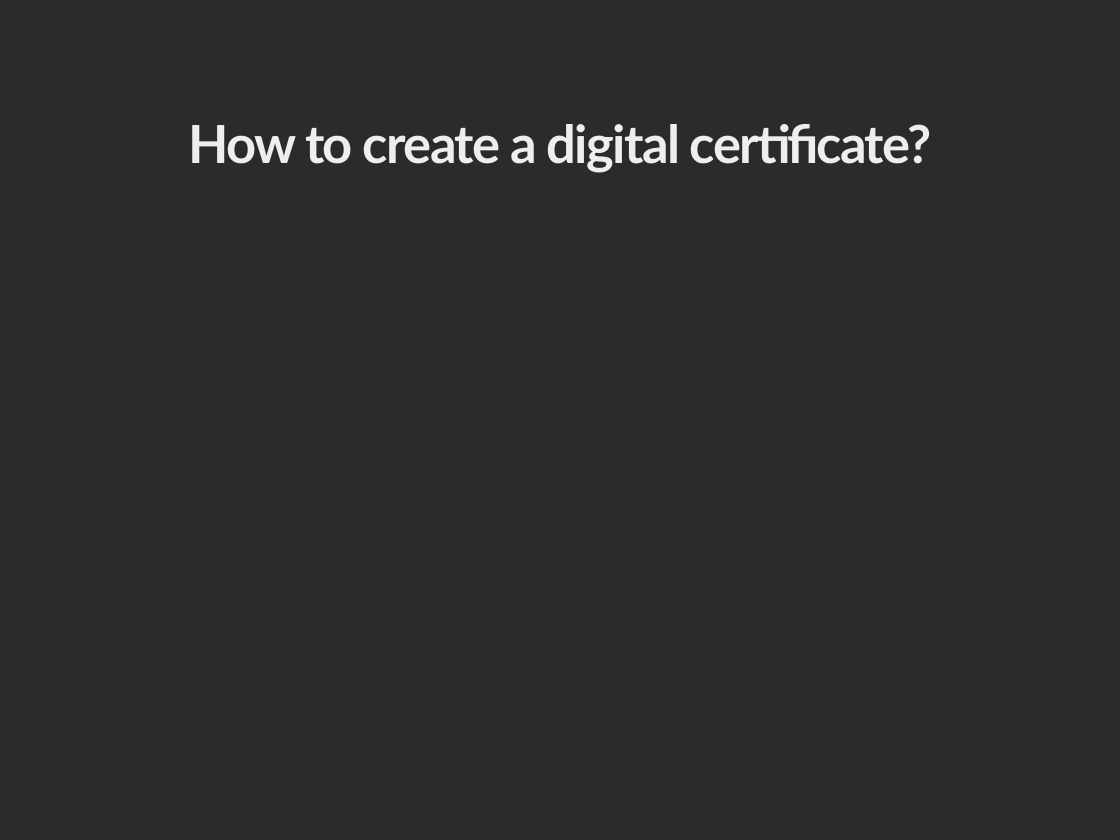
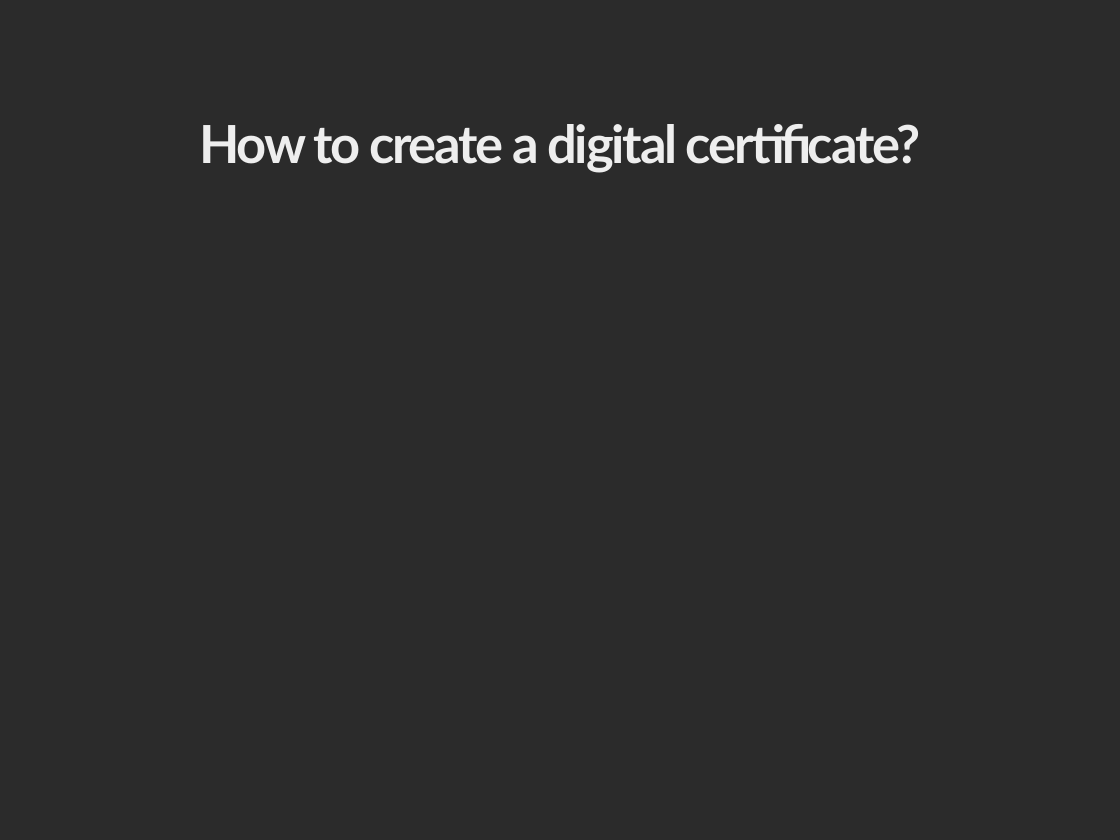
Before and after one commit to RebeccaLiu0/computer-security, a slide deck: slide 9 of digital certificate_new.pptx (slide 8 before the commit). Drawn at 1120x840 pixels with LibreOffice and Linux fonts; fonts in the diff are those of the drawing; background and template pictures are left out; a plain dark background stands for a picture behind light text. Boxes give left, top, right and bottom in pixels: in the first picture for what was removed or moved away, otherwise in the second. Text is boxed around its words. In the diff, an @@ line names an element or a change of style, - is before the commit and + after.

```diff
--- a/digital certificate_new.pptx
+++ b/digital certificate_new.pptx
@@ title "How to create a digital ..." at bbox=[199, 124, 921, 172]: letter spacing -1.4 to -2 pt @@
```
Also in this commit, not shown: 5 other slides changed, 2 slides added, 1 slide removed.
